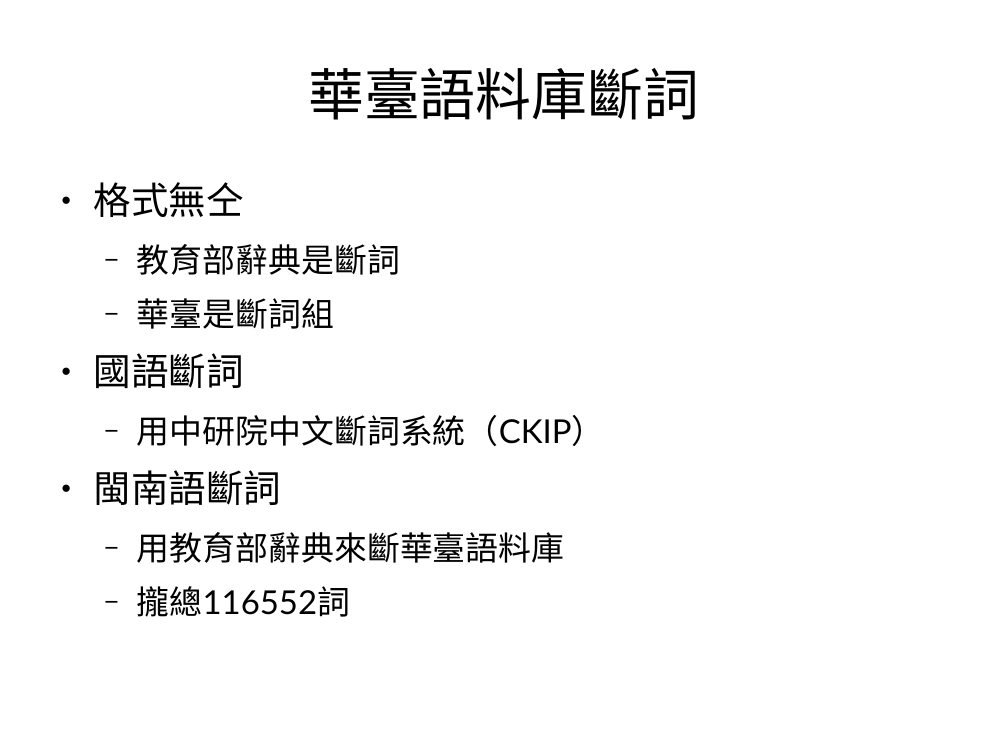
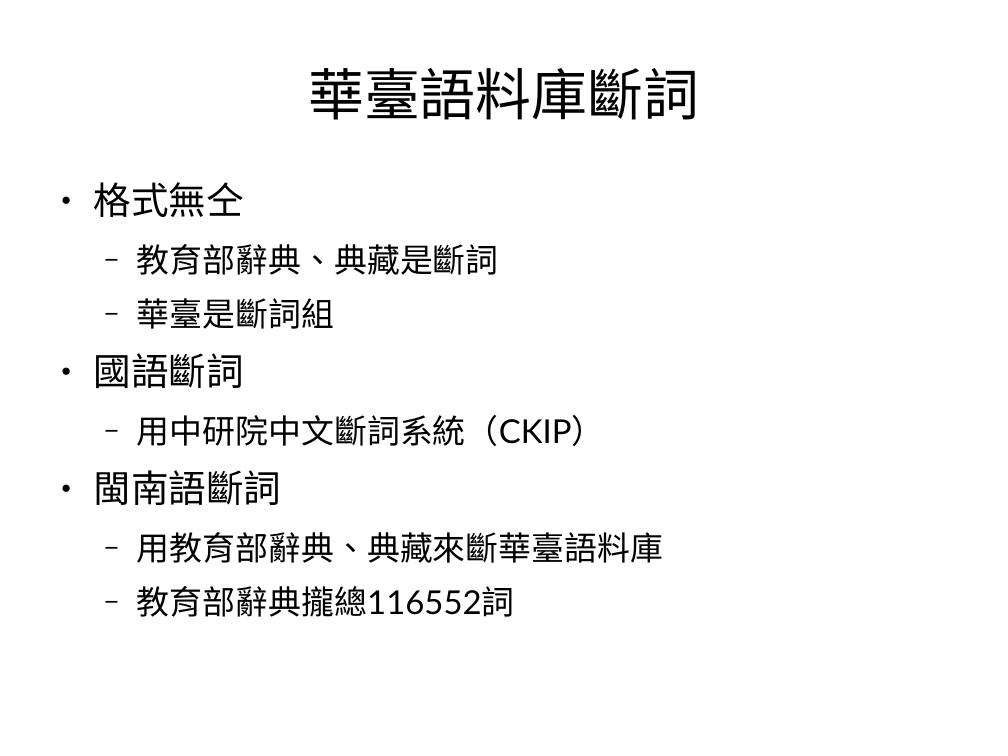
Before and after one commit to sih4sing5hong5/po3-ko3_tau5-iann2-phinn3, a slide deck: slide 20 of 翻譯報告.odp. Drawn at 1008x756 pixels with LibreOffice and Linux fonts; fonts in the diff are those of the drawing. Boxes give left, top, right and bottom in pixels: in the first picture for what was removed or moved away, otherwise in the second. Text is boxed around its words. In the diff, an @@ line names an element or a change of style, - is before the commit and + after.

```diff
--- a/翻譯報告.odp
+++ b/翻譯報告.odp
@@ text at (137,244,499,275): text changed @@
-  − 教育部辭典是斷詞
+  − 教育部辭典、典藏是斷詞
@@ text at (137,532,663,617): text changed @@
-  − 用教育部辭典來斷華臺語料庫
-  − 攏總116552詞
+  − 用教育部辭典、典藏來斷華臺語料庫
+  − 教育部辭典攏總116552詞
```
Also in this commit, not shown: 15 other slides changed.
